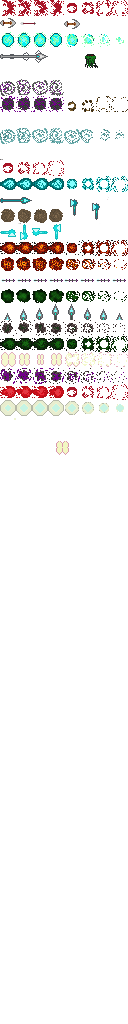
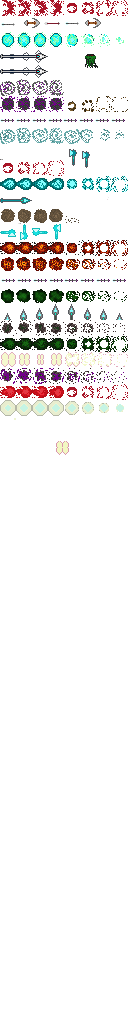
Before/after of a 128x1024 layered artwork. What changed in the layer stack:
painted on "Background" over box(0, 18, 125, 223)
